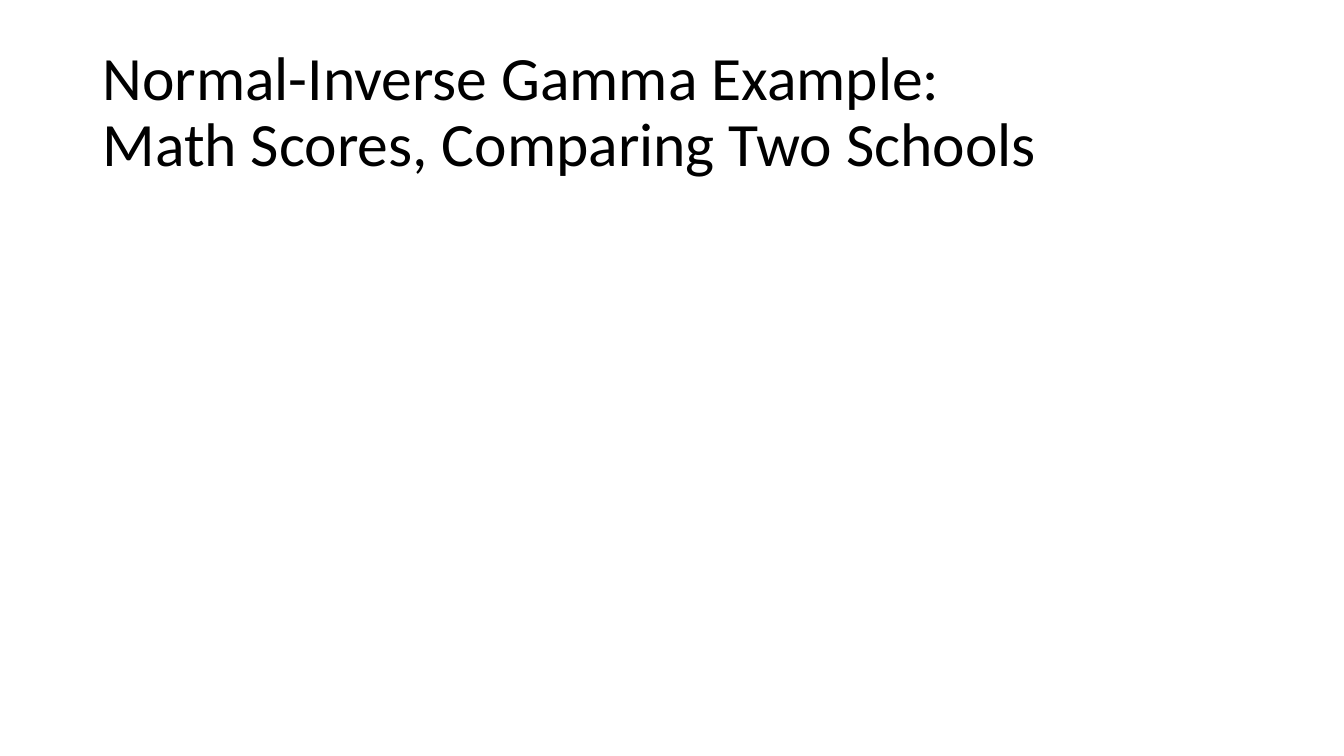
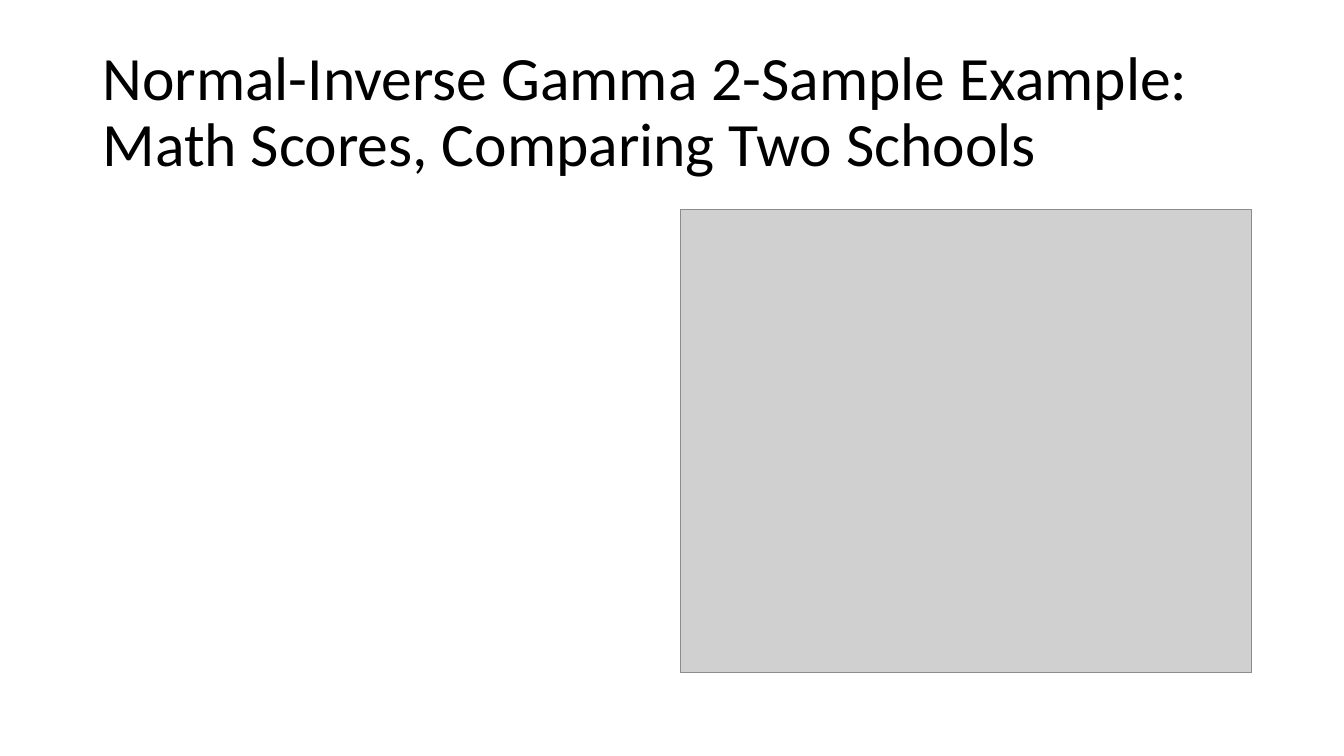
Before and after one commit to vgharris3/predictiveInference, a slide deck: slide 32 of Thesis_Files/ThesisDefense.pptx (slide 20 before the commit). Drawn at 1344x756 pixels with LibreOffice and Linux fonts; fonts in the diff are those of the drawing; grey boxes stand for pictures. Boxes give left, top, right and bottom in pixels: in the first picture for what was removed or moved away, otherwise in the second. Text is boxed around its words. In the diff, an @@ line names an element or a change of style, - is before the commit and + after.

```diff
--- a/Thesis_Files/ThesisDefense.pptx
+++ b/Thesis_Files/ThesisDefense.pptx
@@ title at (x1=102, y1=57, x2=1187, y2=177): text changed @@
-Normal-Inverse Gamma Example:
-Math Scores, Comparing Two Schools
+Normal-Inverse Gamma 2-Sample Example:
+Math Scores, Comparing Two Schools
@@ picture added at (x1=681, y1=210, x2=1252, y2=673) @@
```
Also in this commit, not shown: 10 other slides changed, 14 slides added, 8 other files.
